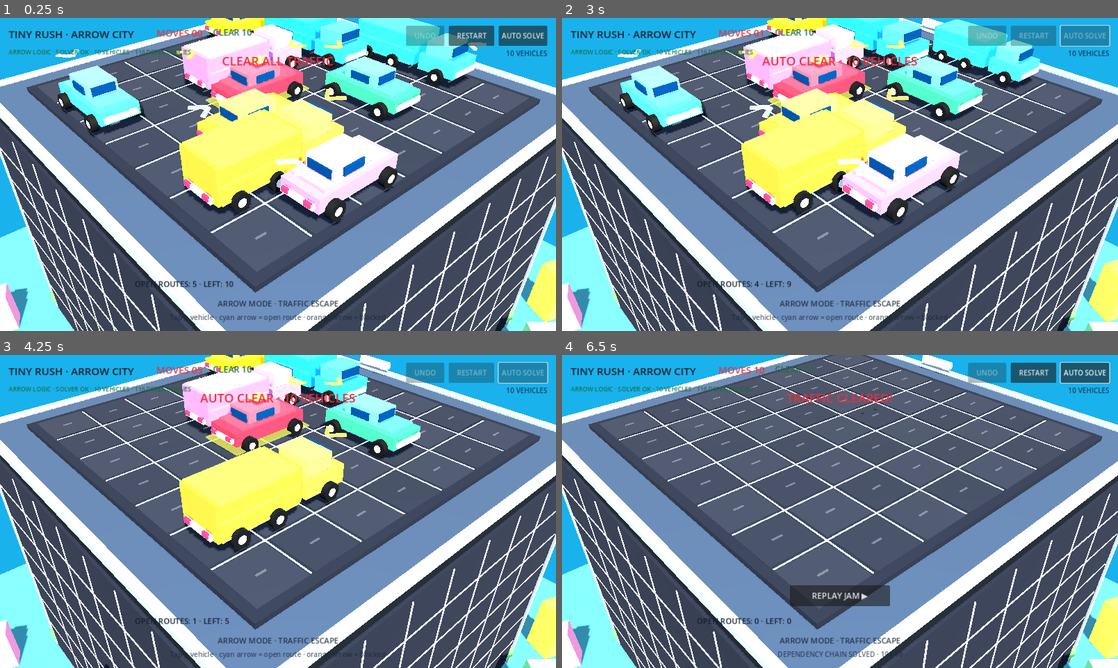
Above: before the commit, frames 1-4 (two rows, left to right).
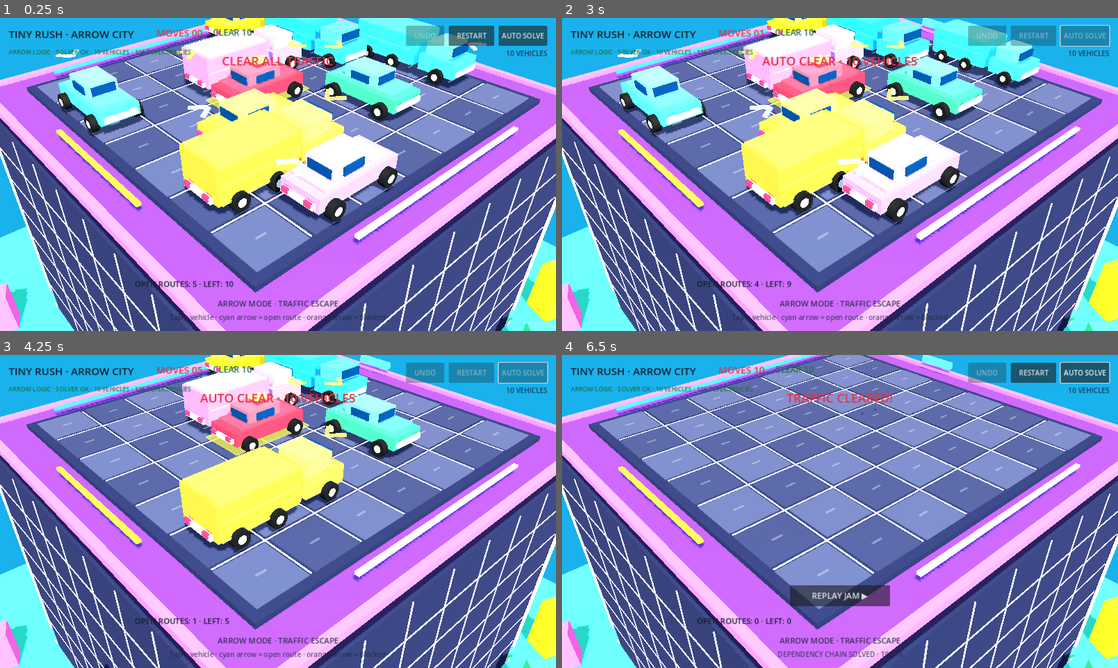
Above: after the commit, the same moments.

Repository: Zweeback/tinyrush
Game: Godot game, scene res://scenes/main.tscn
Two runs of this game, one before a commit and one after it. Both use one fixed random seed, a clock stepped at 60 frames per second and the inputs below.
Inputs (mouse positions are in pixels of both pictures, inside the frame that each line leads up to):
- Up to frame 1 (0.25 s): no input
- Up to frame 2 (3 s): click "RESTART" at 0.5 s; click "RESTART" at 1.25 s; click "RESTART" at 2 s; click "AUTO SOLVE" at 2.75 s
- Up to frame 3 (4.25 s): tap A at 3.5 s; move the mouse to (400, 495) at 3.52 s; click (400, 495) at 3.67 s
- Up to frame 4 (6.5 s): tap A at 4.25, 5, 5.75 s; drag from (728, 527) to (812, 574) at 4.27 s; move the mouse to (895, 442) at 5.02 s; click (895, 442) at 5.17 s; drag from (812, 574) to (673, 464) at 5.77 s

The runs differ from the first frame. In frame 1, 65% of the frame differs, in the area x 0-100%, y 0-100%; in frame 2, 65%; in frame 3, 72%; in frame 4, 85%.

Commit message:
style: push arrow board toward vibrant arcade-runner look

Diff:
--- a/scripts/world/world_builder.gd
+++ b/scripts/world/world_builder.gd
@@ -47,37 +47,21 @@
 		child.free()
 
 func _palette() -> Dictionary:
-	match theme:
-		"cairo":
-			return {
-				"road": Color(0.105, 0.115, 0.13, 1),
-				"frame": Color(0.22, 0.24, 0.27, 1),
-				"line": Color(0.95, 0.91, 0.80, 0.92),
-				"accent": Color(1.0, 0.62, 0.12, 1),
-				"ground": Color(0.68, 0.53, 0.30, 1)
-			}
-		"tokyo":
-			return {
-				"road": Color(0.075, 0.09, 0.13, 1),
-				"frame": Color(0.18, 0.22, 0.28, 1),
-				"line": Color(0.76, 0.90, 1.0, 0.94),
-				"accent": Color(0.28, 0.92, 1.0, 1),
-				"ground": Color(0.20, 0.42, 0.48, 1)
-			}
-		_:
-			return {
-				"road": Color(0.105, 0.115, 0.13, 1),
-				"frame": Color(0.22, 0.24, 0.27, 1),
-				"line": Color(0.96, 0.96, 0.93, 0.92),
-				"accent": Color(0.18, 0.80, 1.0, 1),
-				"ground": Color(0.30, 0.66, 0.43, 1)
-			}
+	return {
+		"road": Color(0.075, 0.095, 0.20, 1),
+		"frame": Color(0.32, 0.17, 0.58, 1),
+		"line": Color(0.95, 0.97, 1.0, 0.94),
+		"accent": Color(0.10, 0.92, 1.0, 1),
+		"accent2": Color(1.0, 0.30, 0.68, 1),
+		"accent3": Color(1.0, 0.72, 0.12, 1),
+		"ground": Color(0.16, 0.72, 0.58, 1)
+	}
 
 func _build_cube_body() -> void:
 	var p: Dictionary = _palette()
 	var core_size := Vector3(cube_width + 0.58, cube_height, cube_depth + 0.58)
 	var core_pos := Vector3(0, -cube_height * 0.5 - 0.22, 0)
-	_add_box(core_size, core_pos, Color(0.075, 0.085, 0.10, 1), 0.0, 0.48)
+	_add_box(core_size, core_pos, Color(0.075, 0.055, 0.16, 1), 0.0, 0.52)
 
 	# Top lip and toy-like raised frame.
 	_add_box(
@@ -87,6 +71,11 @@
 		0.0,
 		0.38
 	)
+
+	# Arcade-runner color bands: fast visual read from a distance.
+	_add_box(Vector3(cube_width * 0.72, 0.055, 0.085), Vector3(0, 0.045, -cube_depth * 0.5 + 0.19), p["accent"] as Color, 1.9, 0.24)
+	_add_box(Vector3(cube_width * 0.52, 0.055, 0.085), Vector3(0, 0.047, cube_depth * 0.5 - 0.19), p["accent2"] as Color, 1.7, 0.24)
+	_add_box(Vector3(0.085, 0.055, cube_depth * 0.34), Vector3(-cube_width * 0.5 + 0.19, 0.049, 0), p["accent3"] as Color, 1.5, 0.24)
 
 	# Bright edge rails make the object read as one large physical puzzle cube.
 	for sx_value in [-1.0, 1.0]:
@@ -100,16 +89,16 @@
 					-cube_height * 0.5 - 0.22,
 					sz * (cube_depth * 0.5 + 0.26)
 				),
-				Color(0.40, 0.42, 0.45, 1),
+				Color(0.77, 0.57, 1.0, 1),
 				0.0,
 				0.32
 			)
 
 	var rail_y := -0.08
-	_add_box(Vector3(cube_width + 0.42, 0.14, 0.15), Vector3(0, rail_y, cube_depth * 0.5 + 0.26), Color(0.43, 0.45, 0.48, 1), 0.0, 0.32)
-	_add_box(Vector3(cube_width + 0.42, 0.14, 0.15), Vector3(0, rail_y, -cube_depth * 0.5 - 0.26), Color(0.43, 0.45, 0.48, 1), 0.0, 0.32)
-	_add_box(Vector3(0.15, 0.14, cube_depth + 0.42), Vector3(cube_width * 0.5 + 0.26, rail_y, 0), Color(0.43, 0.45, 0.48, 1), 0.0, 0.32)
-	_add_box(Vector3(0.15, 0.14, cube_depth + 0.42), Vector3(-cube_width * 0.5 - 0.26, rail_y, 0), Color(0.43, 0.45, 0.48, 1), 0.0, 0.32)
+	_add_box(Vector3(cube_width + 0.42, 0.14, 0.15), Vector3(0, rail_y, cube_depth * 0.5 + 0.26), Color(0.54, 0.30, 0.88, 1), 0.0, 0.32)
+	_add_box(Vector3(cube_width + 0.42, 0.14, 0.15), Vector3(0, rail_y, -cube_depth * 0.5 - 0.26), Color(0.54, 0.30, 0.88, 1), 0.0, 0.32)
+	_add_box(Vector3(0.15, 0.14, cube_depth + 0.42), Vector3(cube_width * 0.5 + 0.26, rail_y, 0), Color(0.54, 0.30, 0.88, 1), 0.0, 0.32)
+	_add_box(Vector3(0.15, 0.14, cube_depth + 0.42), Vector3(-cube_width * 0.5 - 0.26, rail_y, 0), Color(0.54, 0.30, 0.88, 1), 0.0, 0.32)
 
 func _build_top_roads() -> void:
 	var p: Dictionary = _palette()
@@ -147,7 +136,7 @@
 	for x_index in range(bounds.x):
 		for y_index in range(bounds.y):
 			var cell_pos := board_offset + Vector3(float(x_index) * cell_size, 0.020, float(y_index) * cell_size)
-			var slot_color := (p["road"] as Color).lightened(0.035 if (x_index + y_index) % 2 == 0 else 0.018)
+			var slot_color := (p["road"] as Color).lightened(0.12 if (x_index + y_index) % 2 == 0 else 0.055)
 			_add_box(
 				Vector3(cell_size * 0.90, 0.018, cell_size * 0.90),
 				cell_pos,
@@ -336,12 +325,12 @@
 	)
 
 	var colors: Array[Color] = [
-		Color(0.95, 0.34, 0.24, 1),
-		Color(0.22, 0.56, 0.92, 1),
-		Color(0.98, 0.72, 0.22, 1),
-		Color(0.38, 0.76, 0.46, 1),
-		Color(0.68, 0.38, 0.86, 1),
-		Color(0.96, 0.46, 0.68, 1)
+		Color(1.00, 0.28, 0.20, 1),
+		Color(0.08, 0.64, 1.00, 1),
+		Color(1.00, 0.76, 0.10, 1),
+		Color(0.20, 0.86, 0.42, 1),
+		Color(0.65, 0.30, 1.00, 1),
+		Color(1.00, 0.30, 0.72, 1)
 	]
 
 	var radius: float = maxf(cube_width, cube_depth) * 0.5 + 2.3
@@ -360,7 +349,7 @@
 		var ring: float = radius - 0.85 + float(i % 2) * 0.42
 		var tree_pos := Vector3(cos(angle) * ring, base_y + 0.40, sin(angle) * ring)
 		_add_box(Vector3(0.10, 0.46, 0.10), tree_pos, Color(0.34, 0.20, 0.10, 1), 0.0, 0.88)
-		_add_sphere(0.30, tree_pos + Vector3(0, 0.36, 0), Color(0.30, 0.72, 0.28, 1))
+		_add_sphere(0.30, tree_pos + Vector3(0, 0.36, 0), Color(0.18, 0.86, 0.40, 1))
 
 func _build_exit_gate(exit_data: Dictionary) -> void:
 	var row := int(exit_data.get("row", 2))
